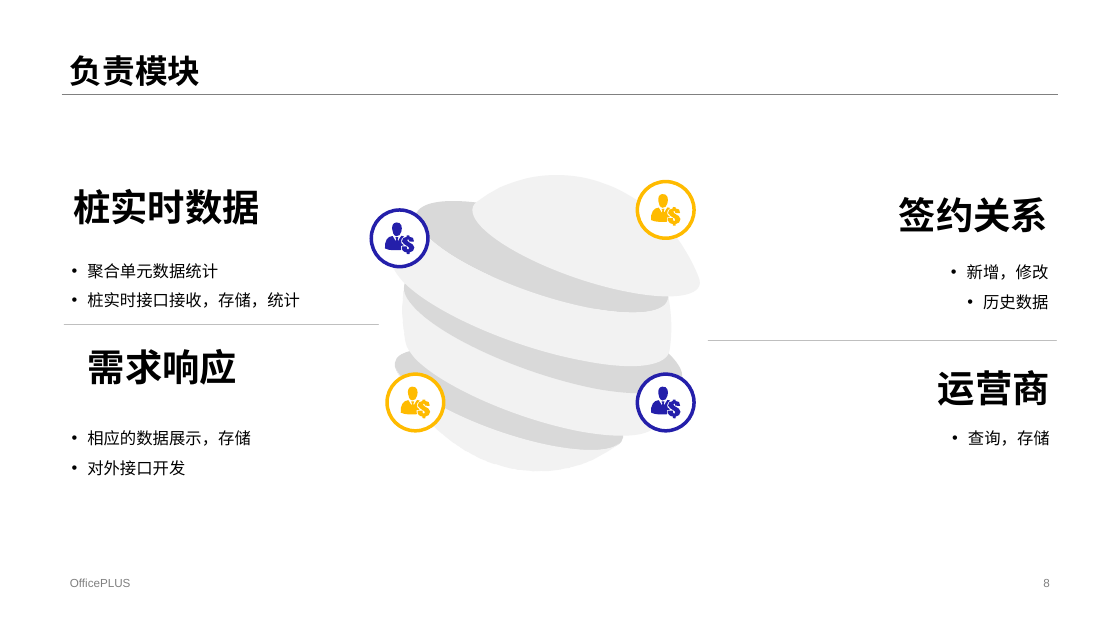
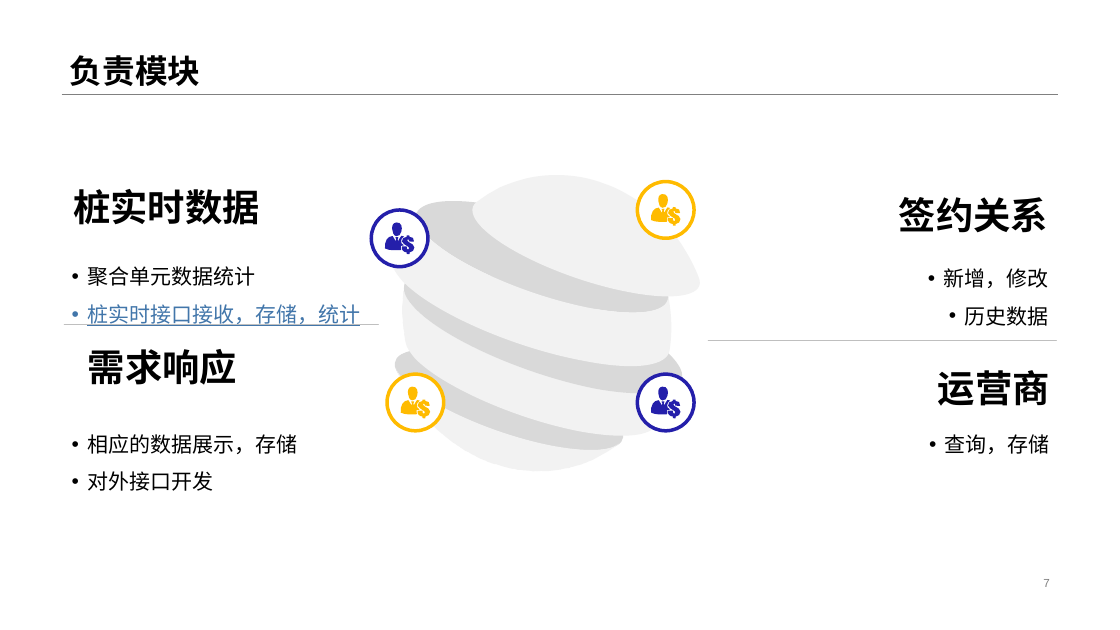
Before and after one commit to czx-dev/note, a slide deck: slide 7 of 陈仲贤述职答辩.pptx (slide 8 before the commit). Drawn at 1120x630 pixels with LibreOffice and Linux fonts; fonts in the diff are those of the drawing. Boxes give left, top, right and bottom in pixels: in the first picture for what was removed or moved away, otherwise in the second. Text is boxed around its words. In the diff, an @@ line names an element or a change of style, - is before the commit and + after.

```diff
--- a/陈仲贤述职答辩.pptx
+++ b/陈仲贤述职答辩.pptx
@@ text "聚合单元数据统计" at <box>87,266,360,326</box>: size 14 to 18 pt; text colour #000000 to #4276AA, underline on in "桩实时接口接收，存储，统计" @@
@@ size 14 to 18 pt in 3 elements at <box>87,434,297,491</box>, <box>944,268,1049,326</box>, <box>945,434,1050,454</box> @@
@@ text removed at <box>70,578,131,587</box> @@
-OfficePLUS
@@ page number at <box>1043,579,1049,587</box>: text changed @@
-8
+7
```
Also in this commit, not shown: 7 other slides changed, 3 slides removed, 15 other files.
